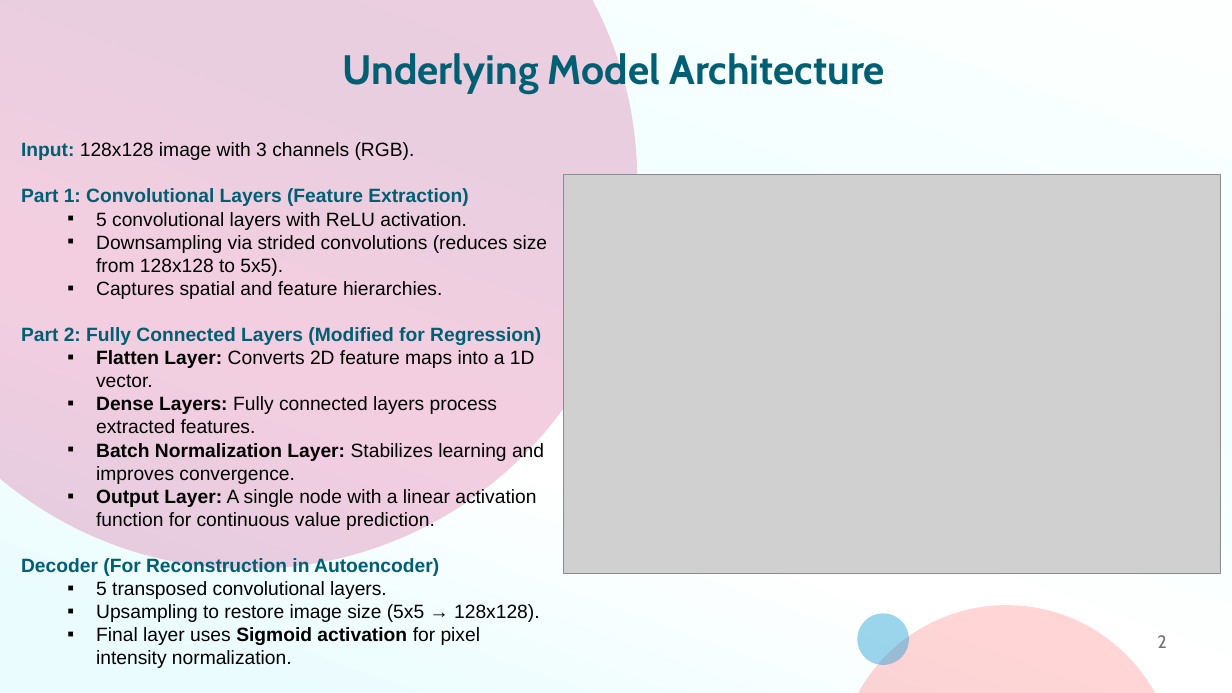
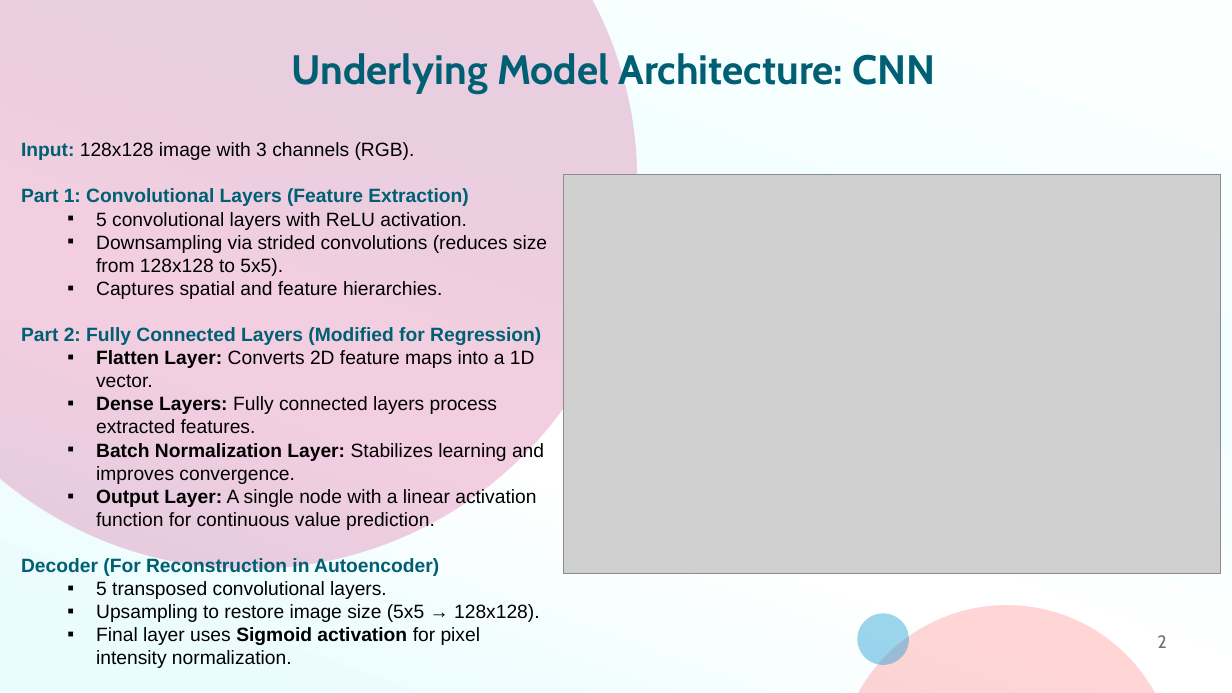
Before and after one commit to Harsh-Prasad09/Image-Deblurring, a slide deck: slide 2 of Sharpify.pptx. Drawn at 1232x693 pixels with LibreOffice and Linux fonts; fonts in the diff are those of the drawing; grey boxes stand for pictures. Boxes give left, top, right and bottom in pixels: in the first picture for what was removed or moved away, otherwise in the second. Text is boxed around its words. In the diff, an @@ line names an element or a change of style, - is before the commit and + after.

```diff
--- a/Sharpify.pptx
+++ b/Sharpify.pptx
@@ title at (292,53,936,94): text changed @@
-Underlying Model Architecture
+Underlying Model Architecture: CNN
```
Also in this commit, not shown: 2 other slides changed, 2 slides added.
